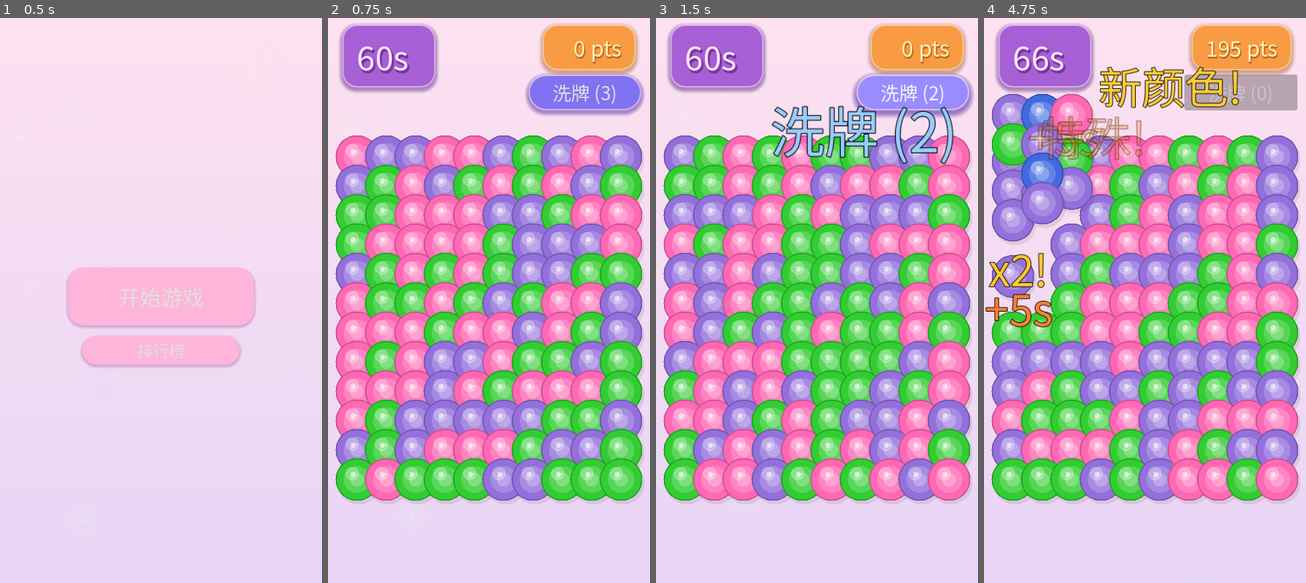
Above: before the commit, frames 1-4 (left to right).
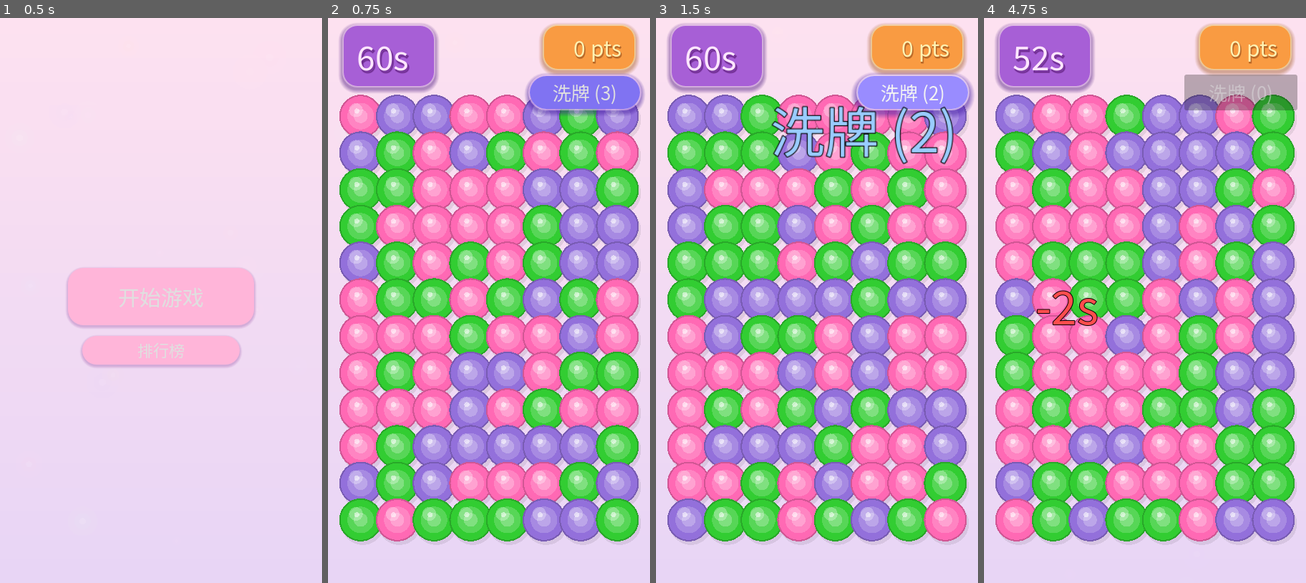
Above: after the commit, the same moments.

Repository: a812358816/bubble-match
Game: Godot game, scene res://main.tscn
Same seed, same stepped clock (60 frames per second), same inputs: the game is played once before the commit and once after it.
Inputs (mouse positions are in pixels of both pictures, inside the frame that each line leads up to):
- Up to frame 1 (0.5 s): no input
- Up to frame 2 (0.75 s): click "开始游戏" at 0.5 s
- Up to frame 3 (1.5 s): click "洗牌 (3)" at 1.25 s
- Up to frame 4 (4.75 s): click "洗牌 (2)" at 2 s; click "洗牌 (1)" at 2.75 s; move the mouse to (1012, 159) at 3.52 s; click (1012, 159) at 3.67 s; move the mouse to (1012, 306) at 4.27 s; click (1012, 306) at 4.42 s

Frame 1 is identical in both runs. In frame 2, 66% of the frame differs, in the area x 2-98%, y 13-93%; in frame 3, 64%; in frame 4, 70%, in the area x 0-98%, y 1-93%.

Commit message:
网格 8×12（96球，竖屏占81%高）

Diff:
--- a/src/gameplay/bubble_match.gd
+++ b/src/gameplay/bubble_match.gd
@@ -7,7 +7,7 @@
 
 const BUBBLE_SCENE := preload("res://src/gameplay/bubble.tscn")
 
-@export var grid_cols: int = 10
+@export var grid_cols: int = 8
 @export var grid_rows: int = 12
 @export var max_bubble_size: float = 650.0
 @export var min_bubble_size: float = 60.0
